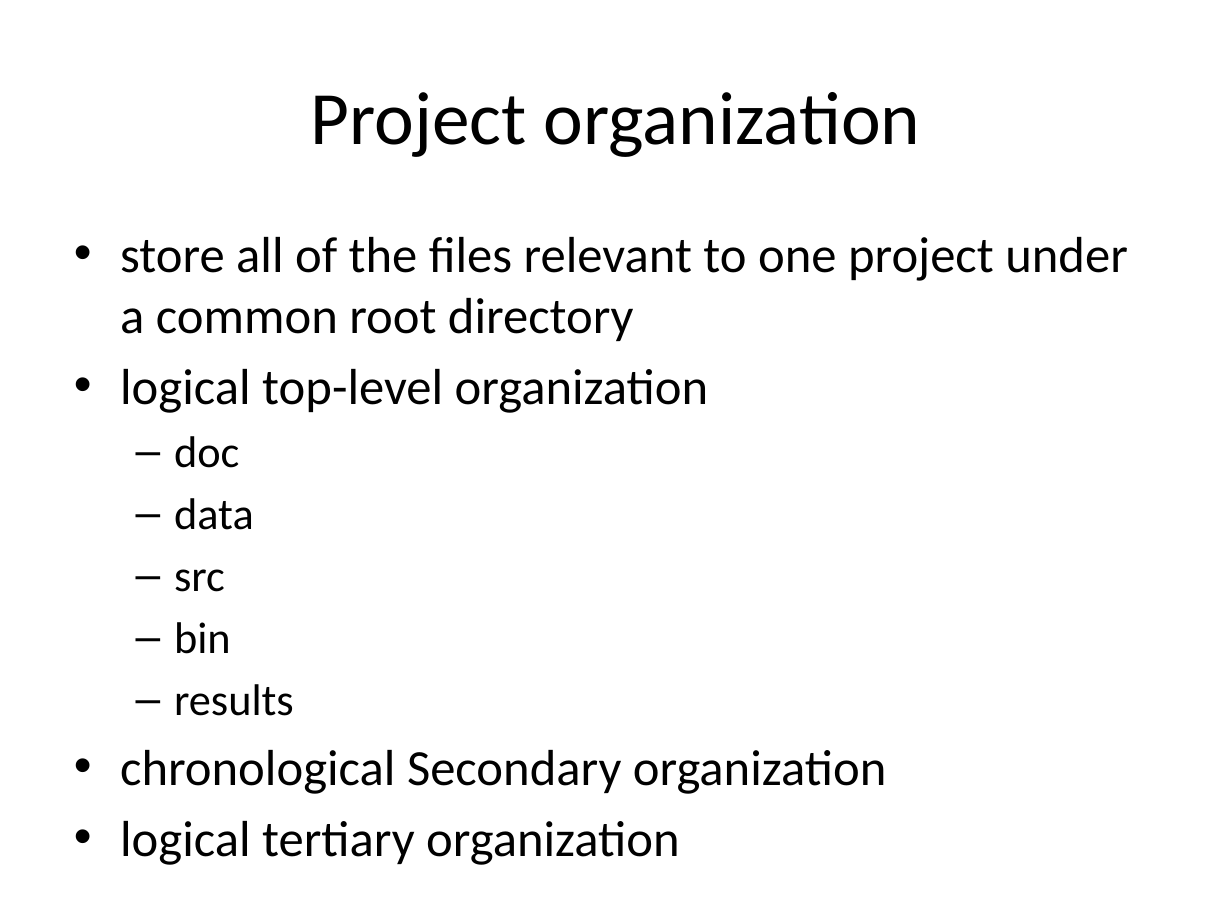
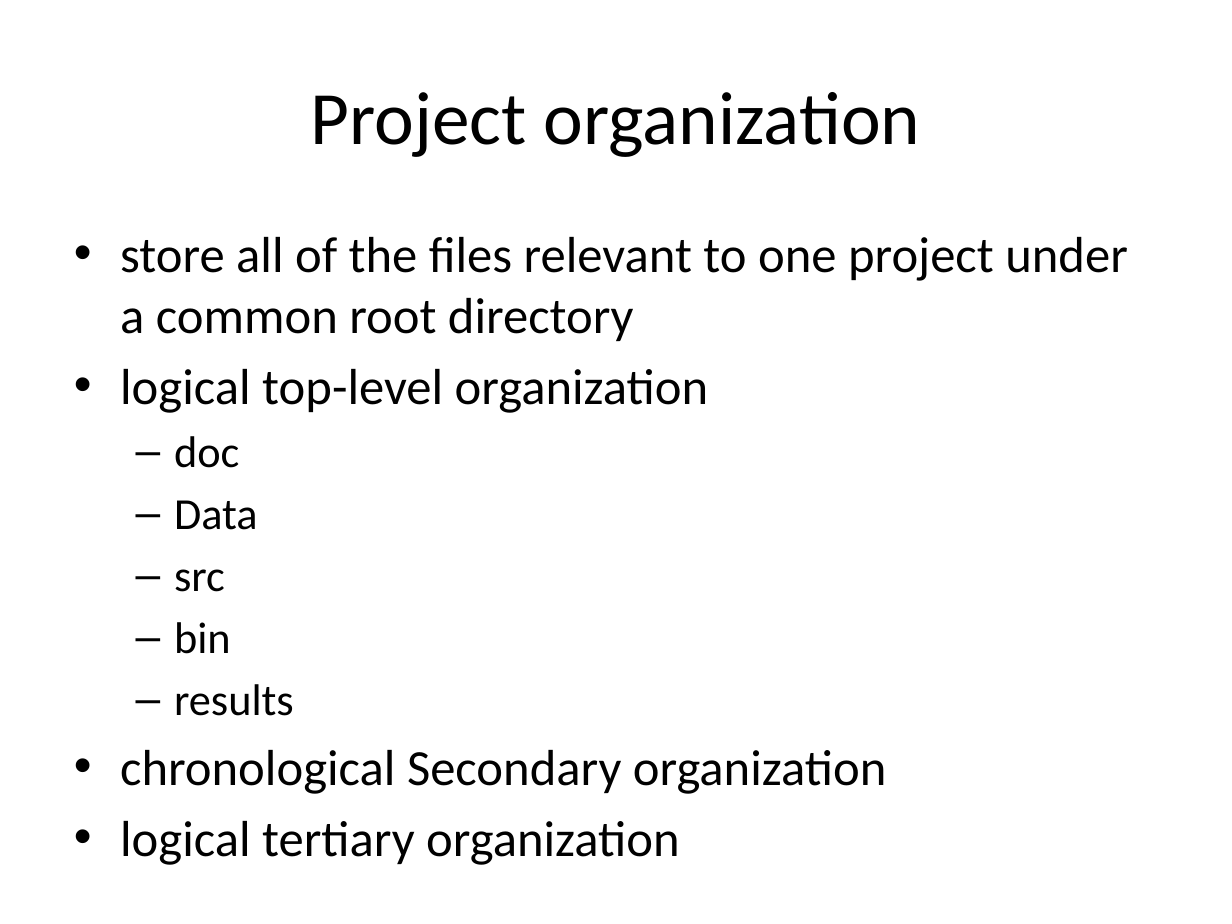
Before and after one commit to naturalis/arangs, a slide deck: slide 4 of doc/slides/day2/session2/ProjectOrg.pptx. Drawn at 1232x924 pixels with LibreOffice and Linux fonts; fonts in the diff are those of the drawing. Boxes give left, top, right and bottom in pixels: in the first picture for what was removed or moved away, otherwise in the second. Text is boxed around its words. In the diff, an @@ line names an element or a change of style, - is before the commit and + after.

```diff
--- a/doc/slides/day2/session2/ProjectOrg.pptx
+++ b/doc/slides/day2/session2/ProjectOrg.pptx
@@ text at (174, 500, 258, 530): text changed @@
-  – data
+  – Data
```
Also in this commit, not shown: 1 other slide changed, 9 other files.
